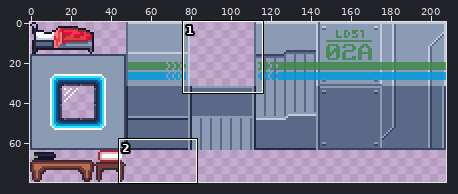
Edited in one commit: sprite sheet (assets/tilesets/level1.png). Above: a wide view before the commit, with the close-up outlined.
Close-up. Earlier state:
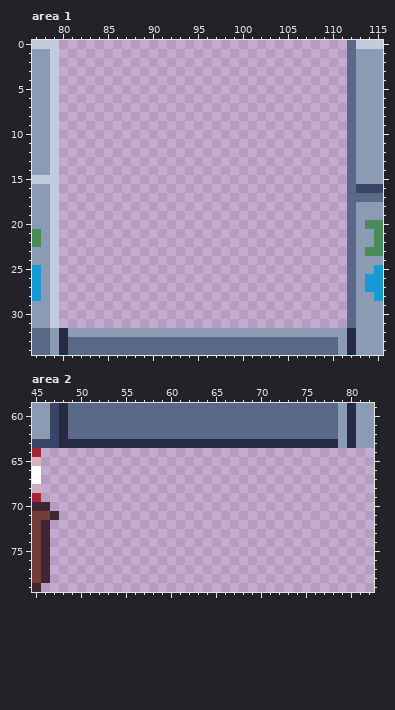
The file is 208x80 pixels. Shown: area 1: x 77..115, y 0..34; area 2: x 45..82, y 59..79. The commit also changed other parts of the picture, which this record leaves out.
New version:
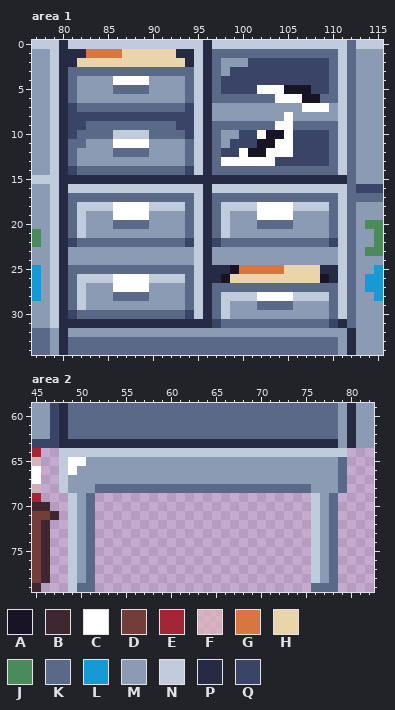
Palette (. is transparent): A #181425  B #3e2731  C #ffffff  D #733e39  E #a22633  F #e0b6bbaa  G #d77643  H #ead4aa  J #4a8c59  K #5a6988  L #159ad5  M #8b9bb4  N #c0cbdc  P #262b44  Q #3a4466
What changed:
Changed rows in their new state; - is an unchanged pixel.
Area 1:
first column x 80:
 0 PNNNNNNNNNNNNNNNPNNNNNNNNNNNNNNN
 1 PPPGGGGHHHHHHPPNPKKKKKKKKKKKKKKN
 2 PPHHHHHHHHHHHHPNPKMMMQQQQQQQQQKN
 3 PKKKKKKKKKKKKKKNPKMQQQQQQQQQQQKN
 4 PKMMMMCCCCMMMMKNPKQQQQQQQQQQQQKN
 5 PKMMMMKKKKMMMMKNPKQQQQCCCAAAQQKN
 6 PKMMMMMMMMMMMMKNPKKKKKKKCCCAAKKN
 7 PQKKKKKKKKKKKKQNPMMMMMMMMMMCCCMN
 8 PQQQQQQQQQQQQQQNPMMMMMMMMCMMMMMN
 9 PQQKKKKKKKKKKQQNPKKKKKKKCCKKKKKN
10 PQKKKKNNNNKKKKQNPKMMQQCAACQQQQKN
11 PKKMMMCCCCMMMMKNPKMQQQAACCQQQQKN
12 PKMMMMKKKKMMMMKNPKQQCAACCCQQQQKN
13 PKMMMMMMMMMMMMKNPKCCCCCCQQQQQQKN
14 PQKKKKKKKKKKKKQNPKKKKKKKKKKKKKKN
15 PPPPPPPPPPPPPPPPPPPPPPPPPPPPPPPP
16 PNNNNNNNNNNNNNNNPNNNNNNNNNNNNNNN
17 PKKKKKKKKKKKKKKNPKKKKKKKKKKKKKKN
18 PKNNNNCCCCNNNNKNPKNNNNCCCCNNNNKN
19 PKNMMMCCCCMMMMKNPKNMMMCCCCMMMMKN
20 PKNMMMKKKKMMMMKNPKNMMMKKKKMMMMKN
21 PKNMMMMMMMMMMMKNPKNMMMMMMMMMMMKN
22 PQKKKKKKKKKKKKQNPQKKKKKKKKKKKKQN
23 PMMMMMMMMMMMMMMNPMMMMMMMMMMMMMMN
24 PMMMMMMMMMMMMMMNPMMMMMMMMMMMMMMN
25 PKKKKKKKKKKKKKKNPPPAGGGGGHHHHPPN
26 PKNNNNCCCCNNNNKNPPAHHHHHHHHHHAPN
27 PKNMMMCCCCMMMMKNPKKKKKKKKKKKKKKN
28 PKNMMMKKKKMMMMKNPKNNNNCCCCNNNNKN
29 PKNMMMMMMMMMMMKNPKNMMMKKKKMMMMKN
30 PQKKKKKKKKKKKKQNPKNMMMMMMMMMMMKN
31 PPPPPPPPPPPPPPPPPQKKKKKKKKKKKKQP
Area 2:
first column x 48:
64 NNNNNNNNNNNNNNNNNNNNNNNNNNNNNNNN
65 NCCMMMMMMMMMMMMMMMMMMMMMMMMMMMMK
66 NCMMMMMMMMMMMMMMMMMMMMMMMMMMMMMK
67 NMMMMMMMMMMMMMMMMMMMMMMMMMMMMMMK
68 NMMMKKKKKKKKKKKKKKKKKKKKKKKKMMMK
69 -NMK------------------------NMK-
70 -NMK------------------------NMK-
71 -NMK------------------------NMK-
72 -NMK------------------------NMK-
73 -NMK------------------------NMK-
74 -NMK------------------------NMK-
75 -NMK------------------------NMK-
76 -NMK------------------------NMK-
77 -NMK------------------------NMK-
78 -NMK------------------------NMK-
79 -NKK------------------------KKK-
Pixel boxes of the changes (left, top, right, bottom) in both close-ups:
added: (59, 40, 347, 328)
added: (59, 448, 347, 592)
